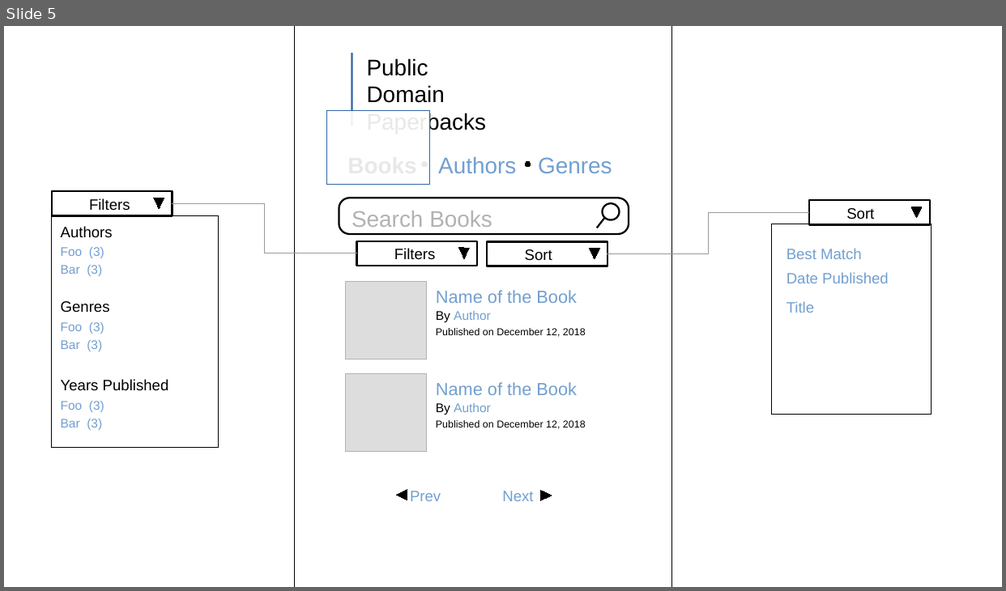
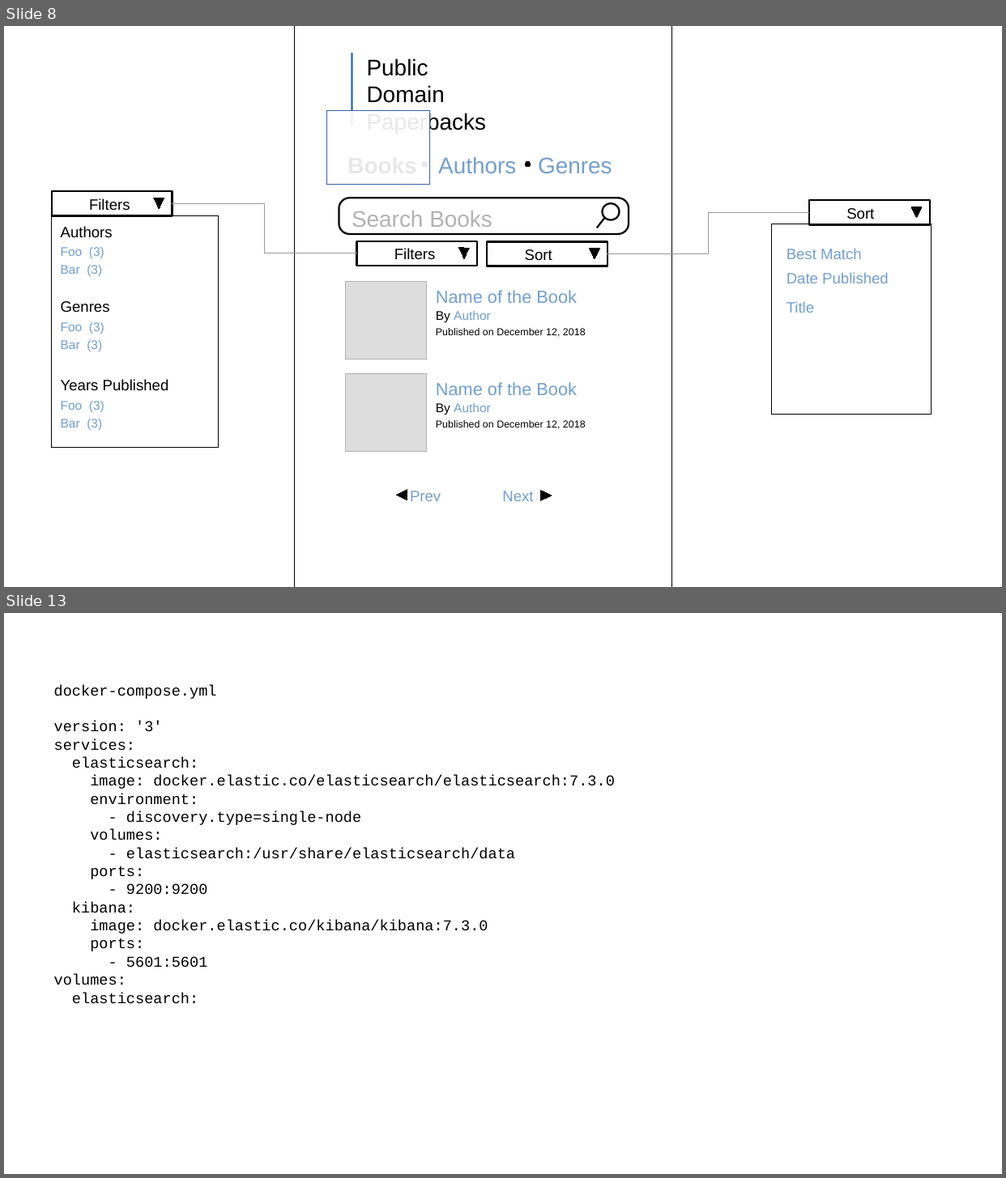
Before and after one commit to chriscressman/architecting-a-search-feature, a slide deck: presentation.odp. Shown one above the other, each under a label of ours: slide 5 before the commit, slides 8 and 13 after it; the slides between them are not shown. The pictures are 1006x591 and 1006x1178 pixels, drawn with LibreOffice and Linux fonts; fonts in the diff are those of the drawing. Boxes give left, top, right and bottom in pixels: in the first picture for what was removed or moved away, otherwise in the second. Text is boxed around its words. In the diff, an @@ line names an element or a change of style, - is before the commit and + after.

```diff
--- a/presentation.odp
+++ b/presentation.odp
@@ slide 13 added at bbox=[4, 613, 1002, 1174], background #FFFFFF @@
@@ subtitle added at bbox=[54, 685, 615, 1004], 12 pt, text #000000 @@
+docker-compose.yml
+version: '3'
+services:
+elasticsearch:
+image: docker.elastic.co/elasticsearch/elasticsearch:7.3.0
+environment:
+- discovery.type=single-node
+volumes:
+- elasticsearch:/usr/share/elasticsearch/data
+ports:
+- 9200:9200
+kibana:
+image: docker.elastic.co/kibana/kibana:7.3.0
+ports:
+- 5601:5601
+volumes:
+elasticsearch:
@@ what was slide 5 is now slide 8 @@
```
Also in this commit, not shown: 64 other slides added, 4 slides removed.
